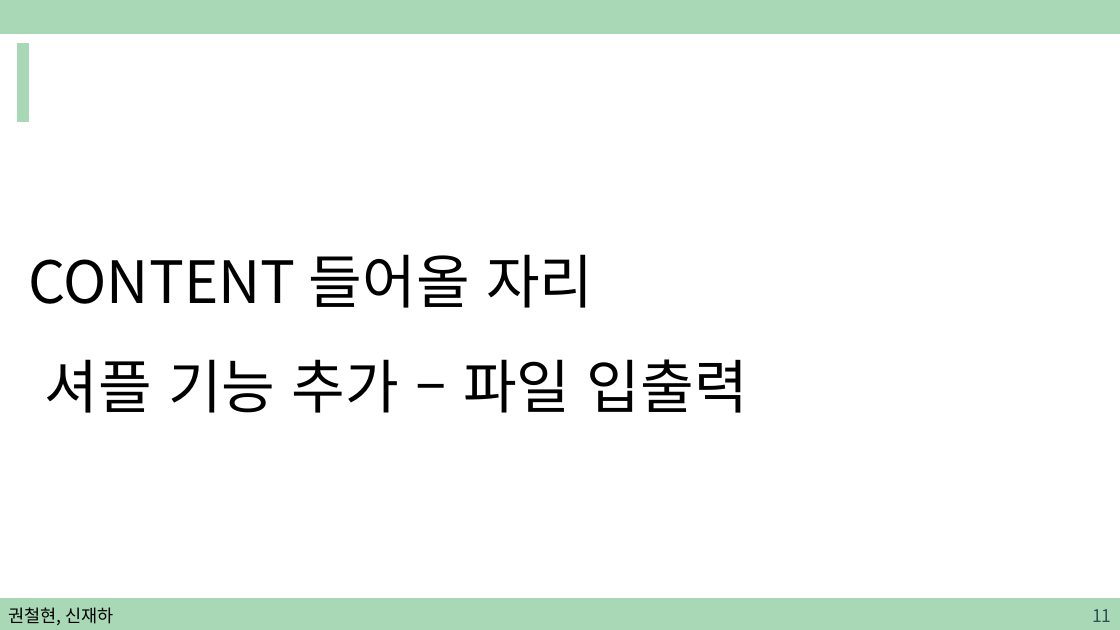
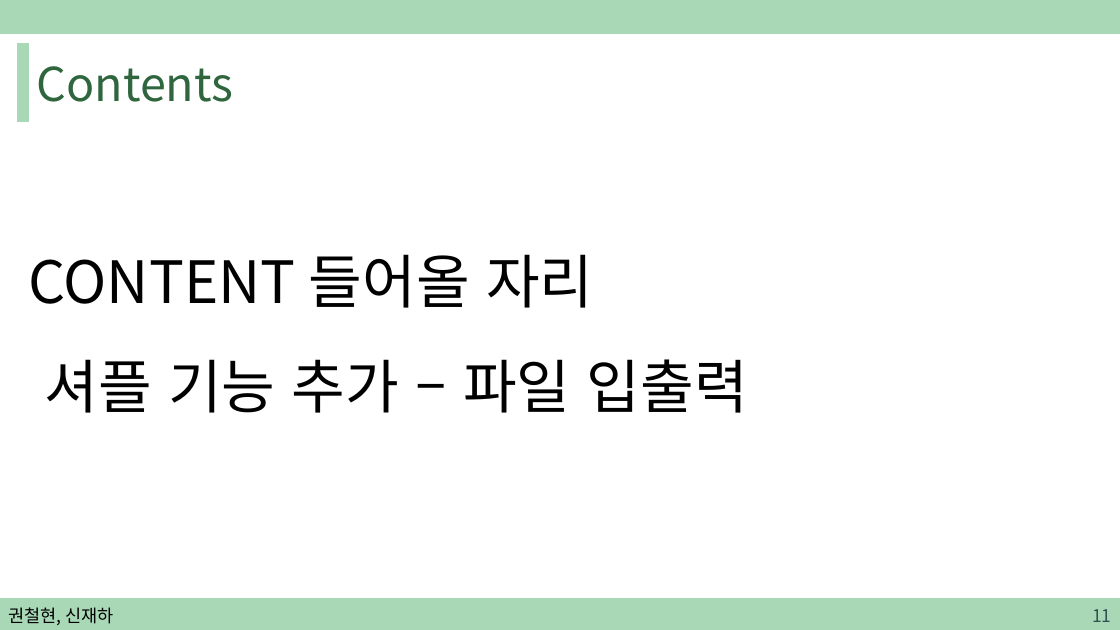
Before and after one commit to sjh4287/capston, a slide deck: slide 11 of 2022.02.18/권철현,신재하.pptx. Drawn at 1120x630 pixels with LibreOffice and Linux fonts; fonts in the diff are those of the drawing. Boxes give left, top, right and bottom in pixels: in the first picture for what was removed or moved away, otherwise in the second. Text is boxed around its words. In the diff, an @@ line names an element or a change of style, - is before the commit and + after.

Commit message:
ppt

```diff
--- a/2022.02.18/권철현,신재하.pptx
+++ b/2022.02.18/권철현,신재하.pptx
@@ title added at box(37, 66, 233, 102), 40 pt, text #2F663E @@
+Contents
```
Also in this commit, not shown: 7 other slides changed, 3 slides added.
